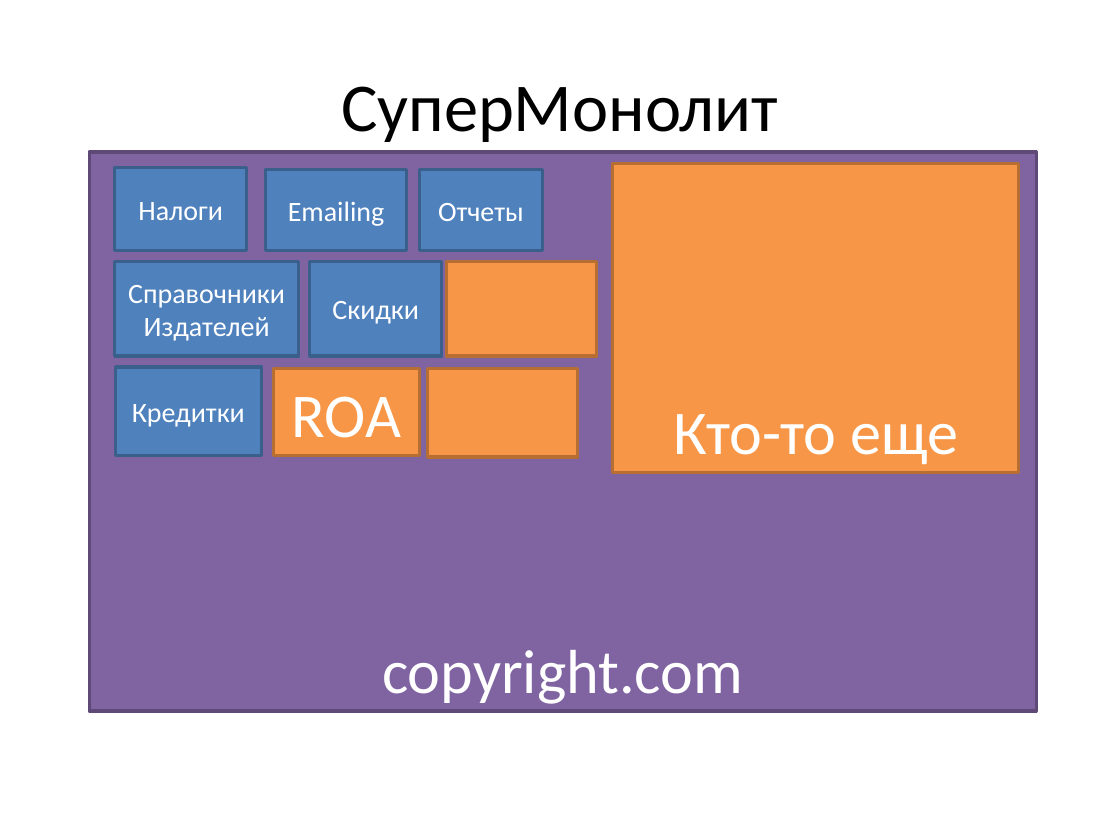
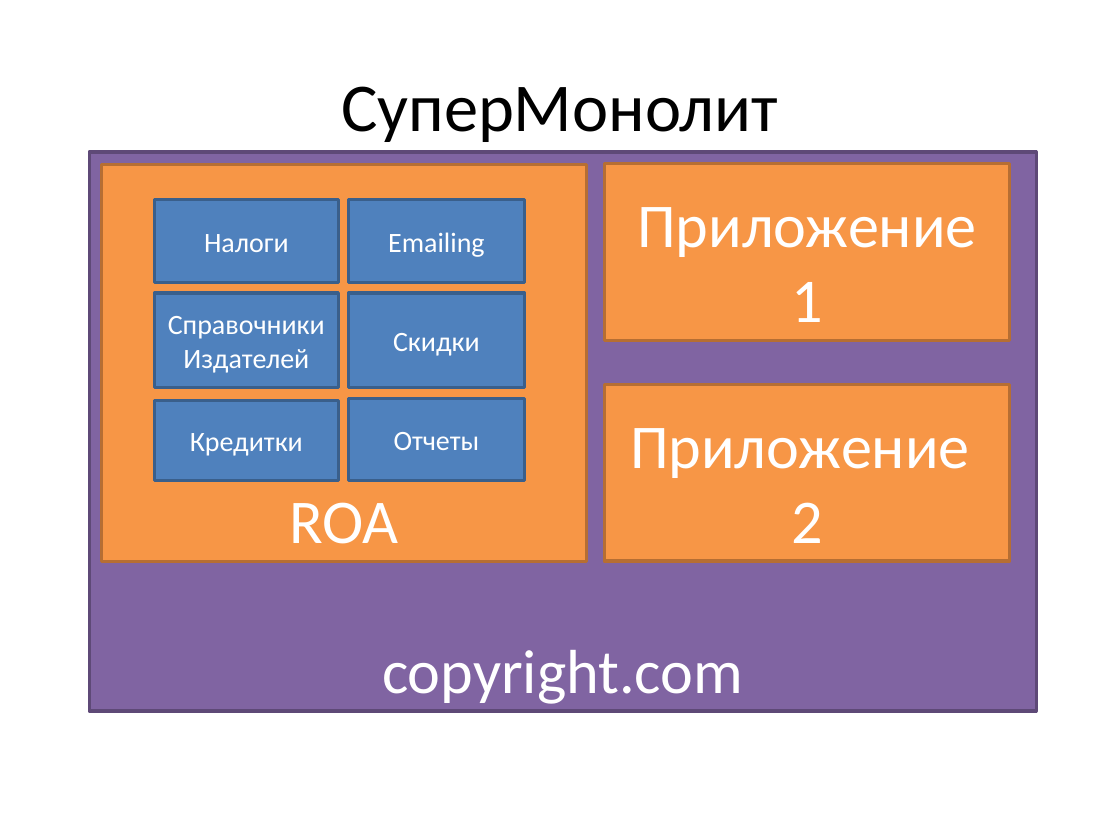
Before and after one commit to vitali-kviatkouski/personal, a slide deck: slide 6 of Microservices.pptx (slide 5 before the commit). Drawn at 1120x840 pixels with LibreOffice and Linux fonts; fonts in the diff are those of the drawing. Boxes give left, top, right and bottom in pixels: in the first picture for what was removed or moved away, otherwise in the second. Text is boxed around its words. In the diff, an @@ line names an element or a change of style, - is before the commit and + after.

```diff
--- a/Microservices.pptx
+++ b/Microservices.pptx
@@ rectangle "ROA": place and size @@
-rectangle "ROA" at [273,368,419,455]
+rectangle "ROA" at [102,165,587,561]
@@ rectangle "Приложение 1": place and size @@
-rectangle "Приложение 1" at [613,164,1018,473]
+rectangle "Приложение 1" at [604,164,1009,340]
@@ rectangle "Налоги": place and size @@
-rectangle "Налоги" at [114,168,246,251]
+rectangle "Налоги" at [155,199,338,282]
@@ rectangle "Emailing": place and size @@
-rectangle "Emailing" at [265,169,407,251]
+rectangle "Emailing" at [348,199,524,282]
@@ text in rectangle at [637,207,977,322]: text changed @@
-Кто-то еще
+Приложение 1
@@ rectangle removed at [447,261,597,356] @@
@@ rectangle "Справочники Издателей": place and size @@
-rectangle "Справочники Издателей" at [114,261,298,356]
+rectangle "Справочники Издателей" at [155,293,338,389]
@@ rectangle "Скидки": place and size @@
-rectangle "Скидки" at [309,261,441,356]
+rectangle "Скидки" at [348,293,524,389]
@@ rectangle removed at [428,368,578,457] @@
@@ rectangle added at [604,384,1009,561], fill #F79646, outline #B76F34 2 pt, 40 pt, text #FFFFFF @@
+Приложение
+2
@@ rectangle "Кредитки": place and size @@
-rectangle "Кредитки" at [115,367,261,456]
+rectangle "Кредитки" at [155,400,338,479]
@@ rectangle "Отчеты": place and size @@
-rectangle "Отчеты" at [419,169,542,251]
+rectangle "Отчеты" at [348,399,524,480]
```
Also in this commit, not shown: 12 other slides changed, 2 slides added, 2 slides removed.
